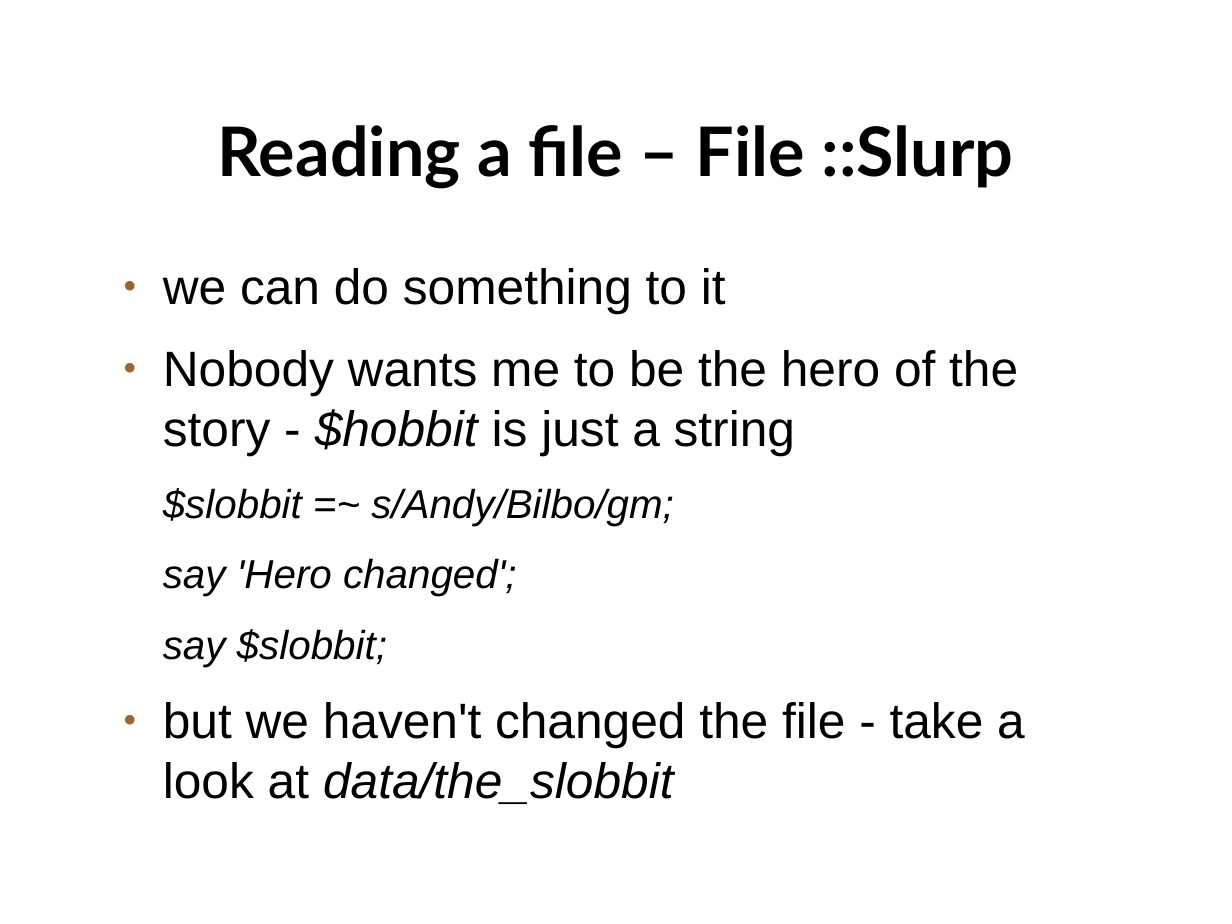
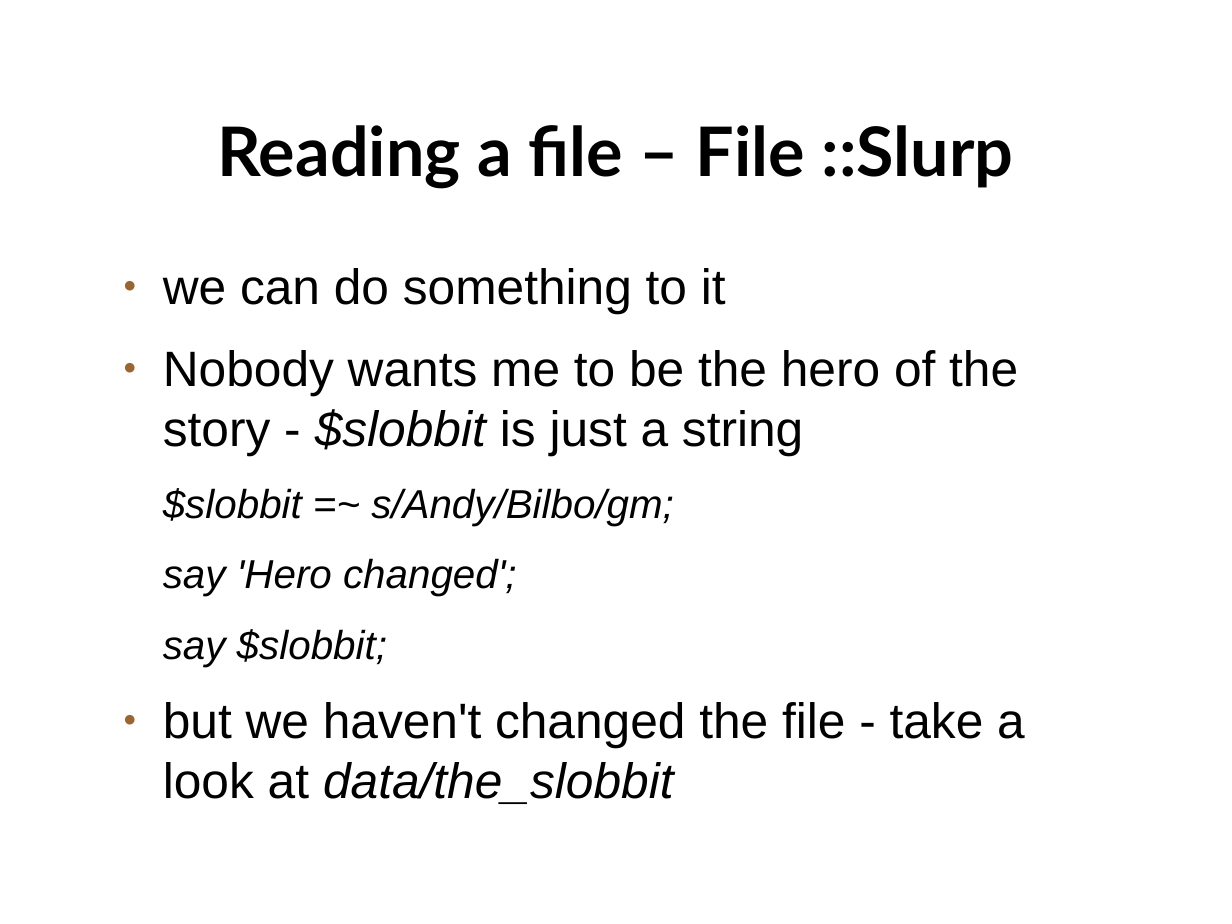
Before and after one commit to setitesuk/basic_perl_course, a slide deck: slide 6 of 09-file_operations/file_operations.odp. Drawn at 1232x924 pixels with LibreOffice and Linux fonts; fonts in the diff are those of the drawing; background and template pictures are left out. Boxes give left, top, right and bottom in pixels: in the first picture for what was removed or moved away, otherwise in the second. Text is boxed around its words. In the diff, an @@ line names an element or a change of style, - is before the commit and + after.

```diff
--- a/09-file_operations/file_operations.odp
+++ b/09-file_operations/file_operations.odp
@@ text at (163,350,1018,455): text changed @@
-● Nobody wants me to be the hero of the story - $hobbit is just a string
+● Nobody wants me to be the hero of the story - $slobbit is just a string
```
Also in this commit, not shown: 1 other slide changed, 2 other files.
